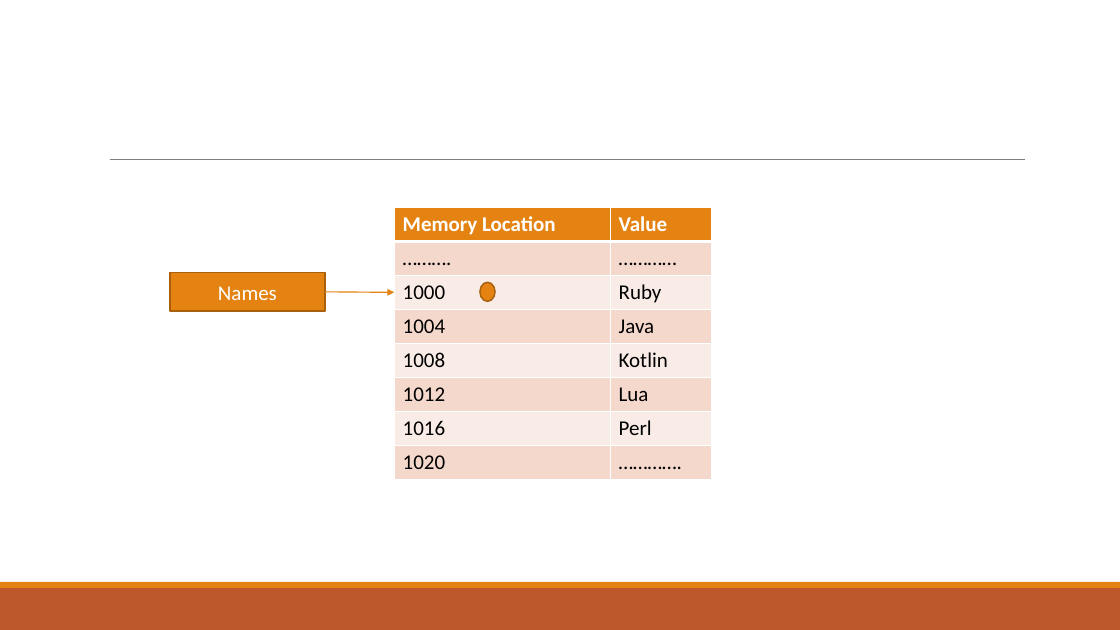
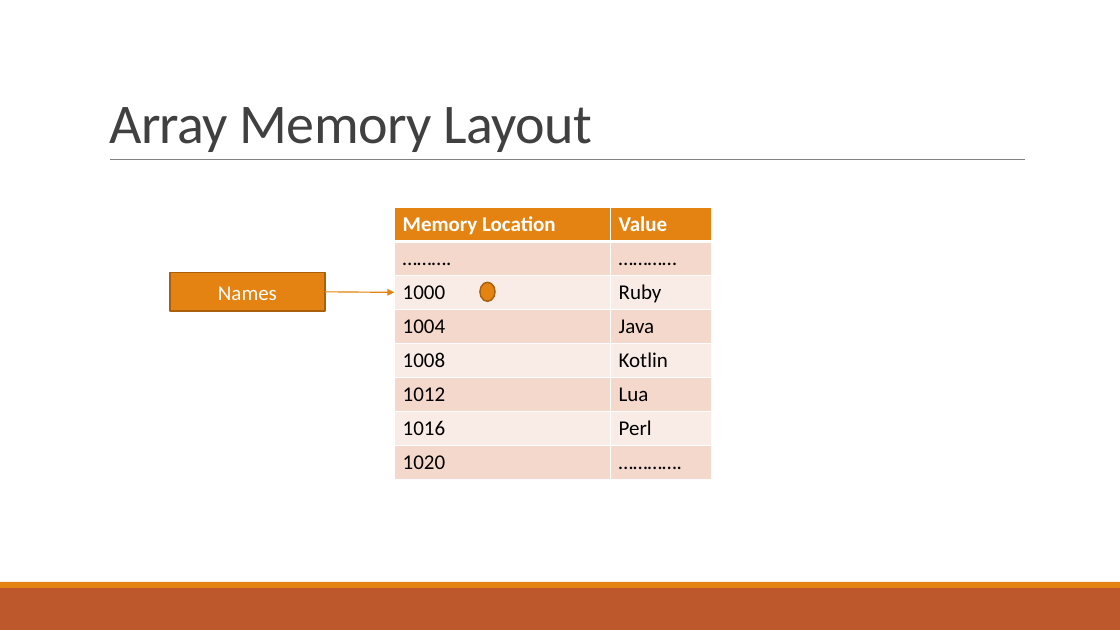
Before and after one commit to pawan9489/TeachingRuby, a slide deck: slide 7 of Session2-Array&Strings.pptx (slide 5 before the commit). Drawn at 1120x630 pixels with LibreOffice and Linux fonts; fonts in the diff are those of the drawing. Boxes give left, top, right and bottom in pixels: in the first picture for what was removed or moved away, otherwise in the second. Text is boxed around its words. In the diff, an @@ line names an element or a change of style, - is before the commit and + after.

```diff
--- a/Session2-Array&Strings.pptx
+++ b/Session2-Array&Strings.pptx
@@ title added at box(109, 107, 592, 152), 48 pt, text #404040 @@
+Array Memory Layout
```
Also in this commit, not shown: 4 other slides changed, 4 slides added, 6 other files.
